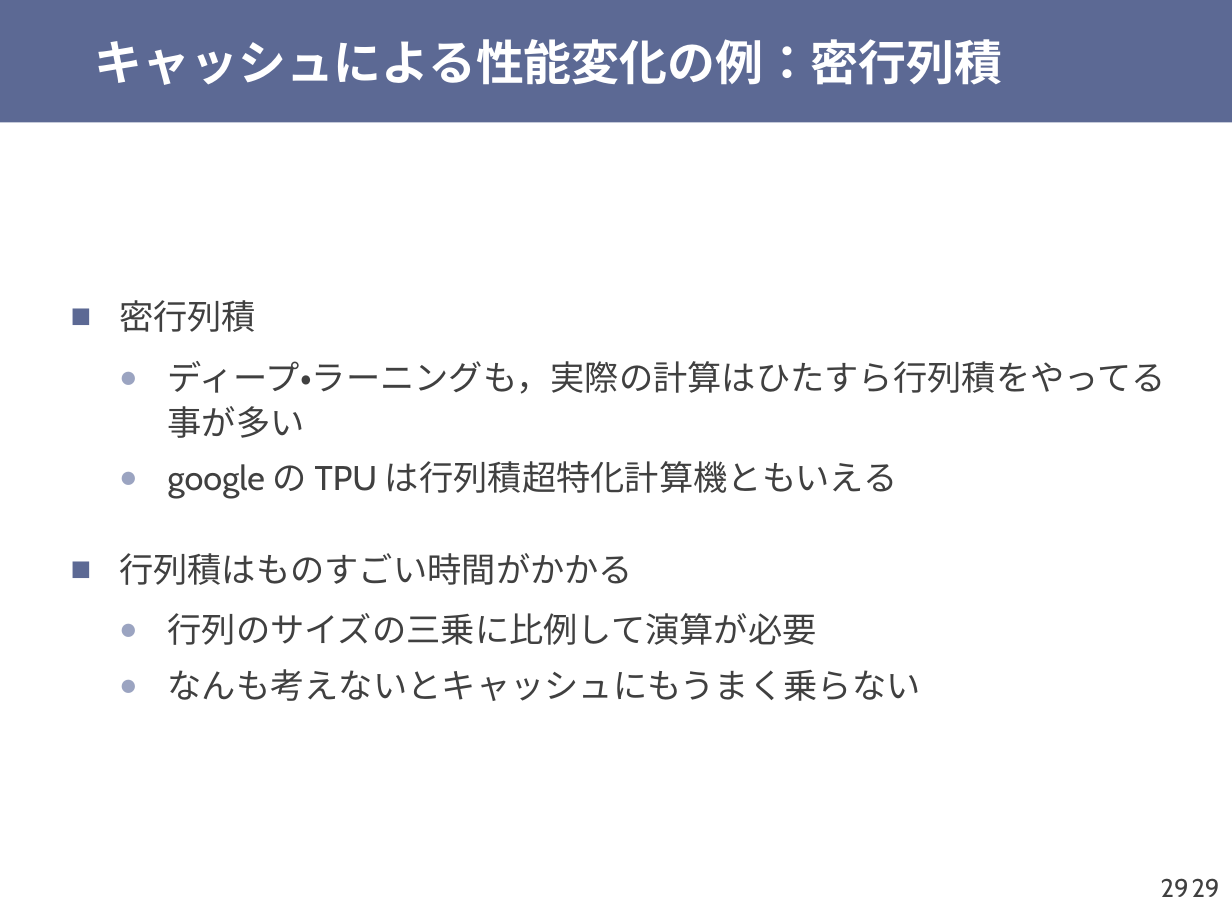
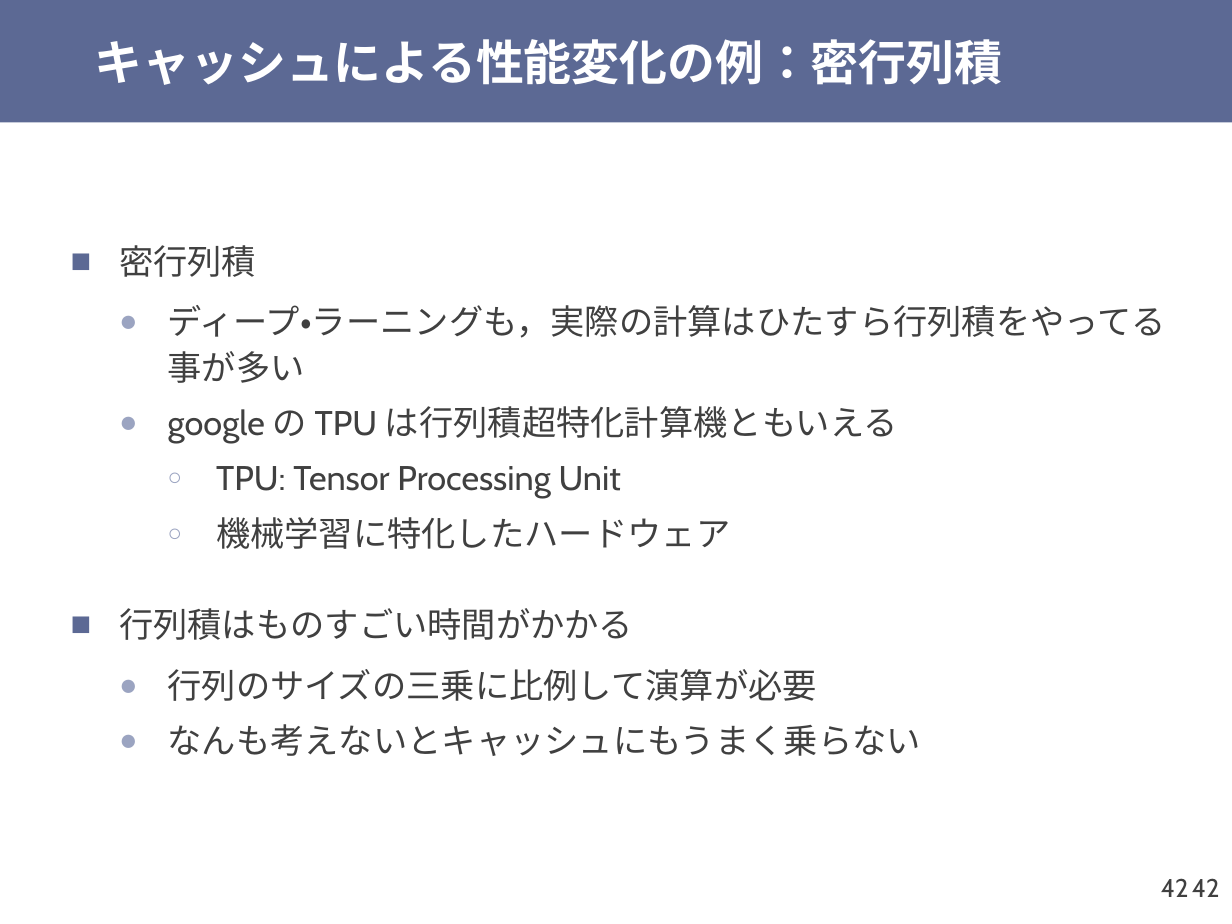
Before and after one commit to shioyadan/otya-computer-architecture-i, a slide deck: slide 42 of cai-shioya-10.pptx (slide 29 before the commit). Drawn at 1232x924 pixels with LibreOffice and Linux fonts; fonts in the diff are those of the drawing. Boxes give left, top, right and bottom in pixels: in the first picture for what was removed or moved away, otherwise in the second. Text is boxed around its words. In the diff, an @@ line names an element or a change of style, - is before the commit and + after.

```diff
--- a/cai-shioya-10.pptx
+++ b/cai-shioya-10.pptx
@@ text at (x1=216, y1=466, x2=730, y2=549): paragraphs added @@
+    ○ TPU: Tensor Processing Unit
+    ○ 機械学習に特化したハードウェア
@@ page number at (x1=1161, y1=878, x2=1189, y2=897): text changed @@
-29
+42
@@ page number at (x1=1192, y1=878, x2=1220, y2=897): text changed @@
-29
+42
```
Also in this commit, not shown: 16 other slides changed, 52 slides added, 3 other files.
